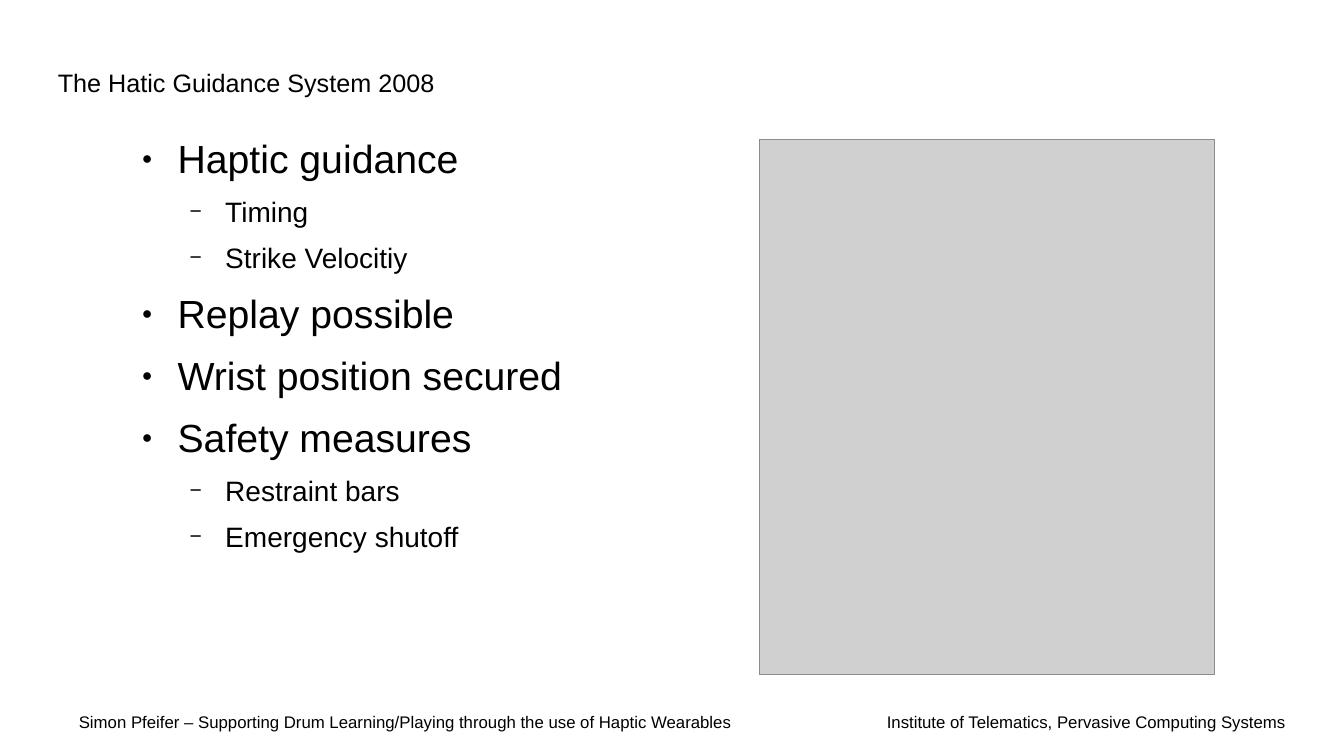
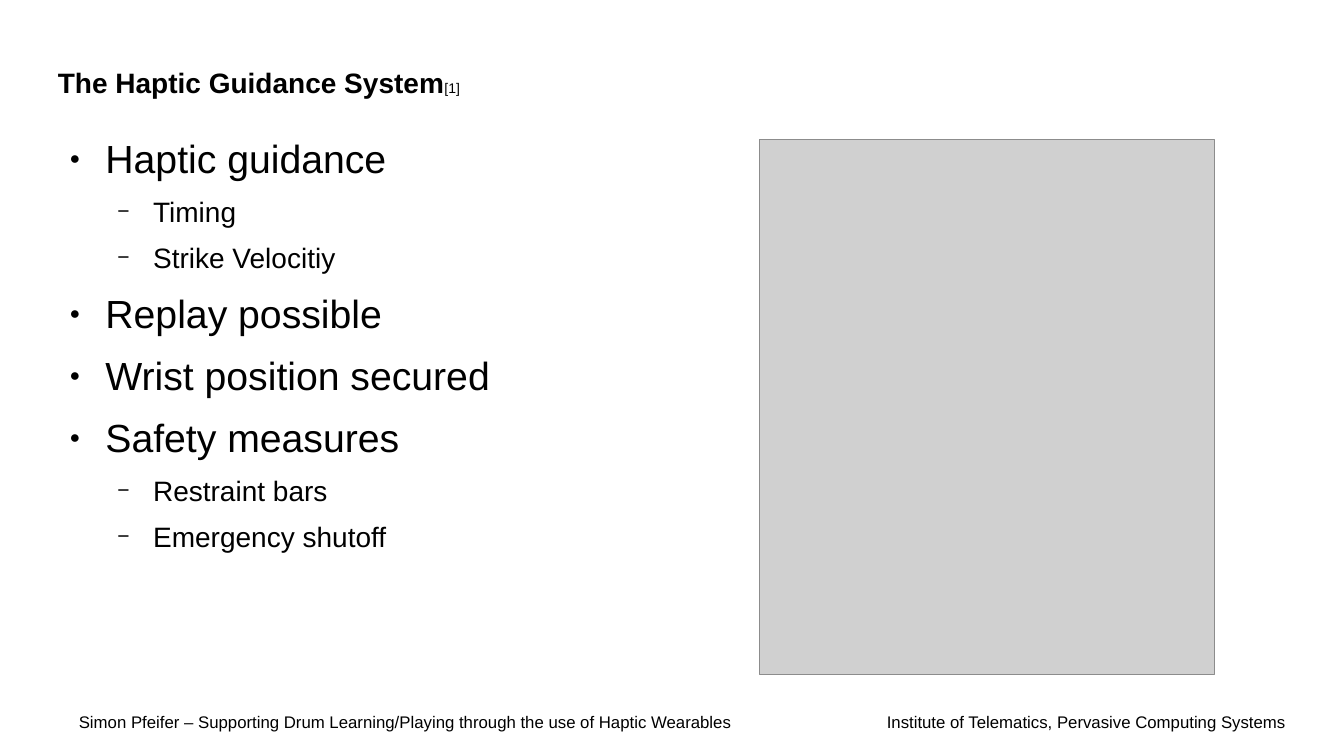
Before and after one commit to Spiemer/proseminar, a slide deck: slide 4 of presentation/presentation.odp (slide 2 before the commit). Drawn at 1344x756 pixels with LibreOffice and Linux fonts; fonts in the diff are those of the drawing; grey boxes stand for pictures; background and template pictures are left out. Boxes give left, top, right and bottom in pixels: in the first picture for what was removed or moved away, otherwise in the second. Text is boxed around its words. In the diff, an @@ line names an element or a change of style, - is before the commit and + after.

```diff
--- a/presentation/presentation.odp
+++ b/presentation/presentation.odp
@@ title at [58,72,460,98]: text changed; size 18 to 20 pt; bold on @@
-The Hatic Guidance System 2008
+The Haptic Guidance System[1]
@@ text "Haptic guidance": place and size @@
-text "Haptic guidance" at [178,144,562,552]
+text "Haptic guidance" at [105,144,489,552]
```
Also in this commit, not shown: 3 other slides changed, 4 slides added, 3 other files.
